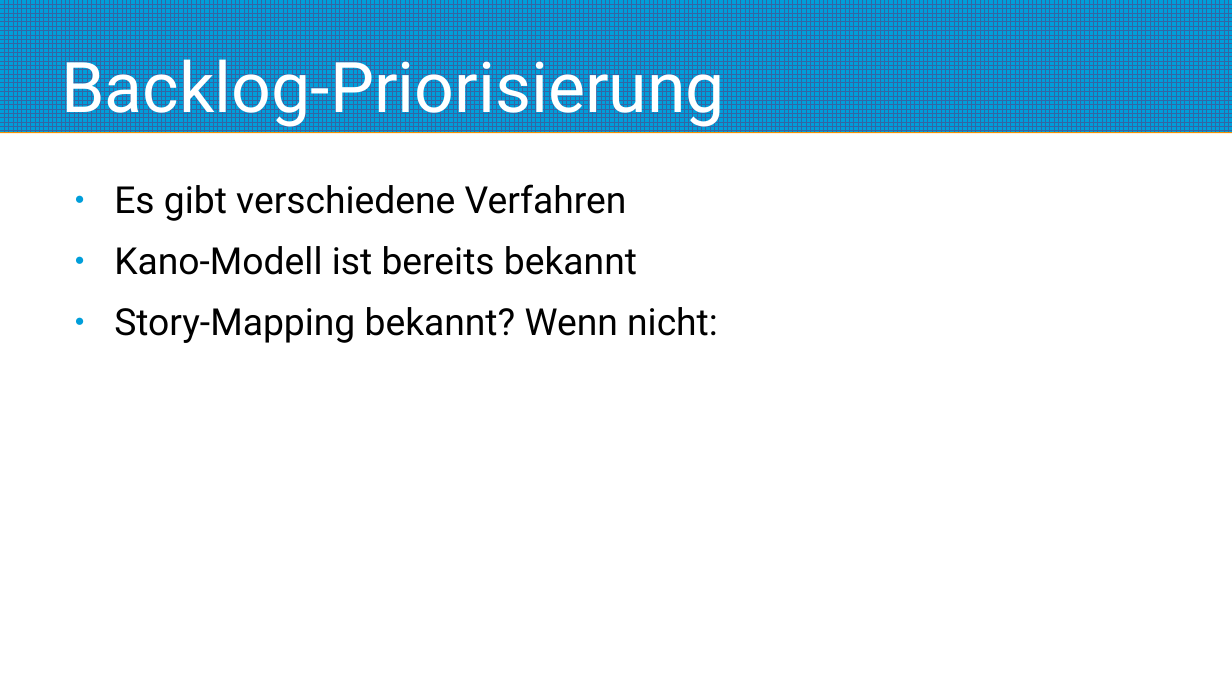
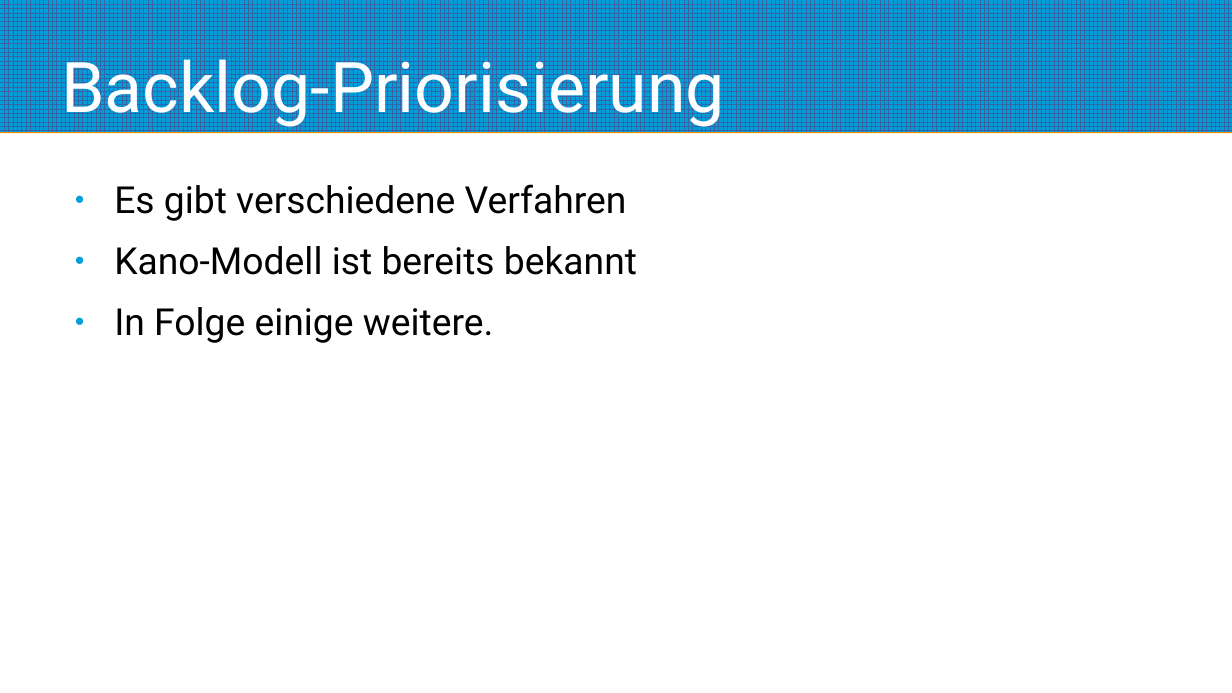
Before and after one commit to roskakori/talks, a slide deck: slide 7 of campus02/erweiterte_aspekte_der_agilitaet/02 Agile Produktentwicklung (Fortsetzung)/03 Backlog und Priorisierung.odp. Drawn at 1232x693 pixels with LibreOffice and Linux fonts; fonts in the diff are those of the drawing. Boxes give left, top, right and bottom in pixels: in the first picture for what was removed or moved away, otherwise in the second. Text is boxed around its words. In the diff, an @@ line names an element or a change of style, - is before the commit and + after.

Commit message:
* 02/03 Backlog und Priorisierung   * Prioisieren mit ICE-Scoring ergänzt   * Prioisieren mit Story Maps ergänzt
* 04/06 Kanban Metriken und Service Level
  * Scrum SLA präzisiert: Aufgaben vs Sprint-Ziele
  * Zusammenfassung vervollständigt.

* 04/11 Verbesserung im widrigen Umfeld
  * Folie zu Gelassenheit ergänzt
  * Folie zu innerem Antrieb ergänzt

```diff
--- a/campus02/erweiterte_aspekte_der_agilitaet/02 Agile Produktentwicklung (Fortsetzung)/03 Backlog und Priorisierung.odp
+++ b/campus02/erweiterte_aspekte_der_agilitaet/02 Agile Produktentwicklung (Fortsetzung)/03 Backlog und Priorisierung.odp
@@ text at (114, 307, 494, 343): text changed @@
-● Story-Mapping bekannt? Wenn nicht:
+● In Folge einige weitere.
```
Also in this commit, not shown: 3 other slides changed, 4 slides added, 3 other files.
